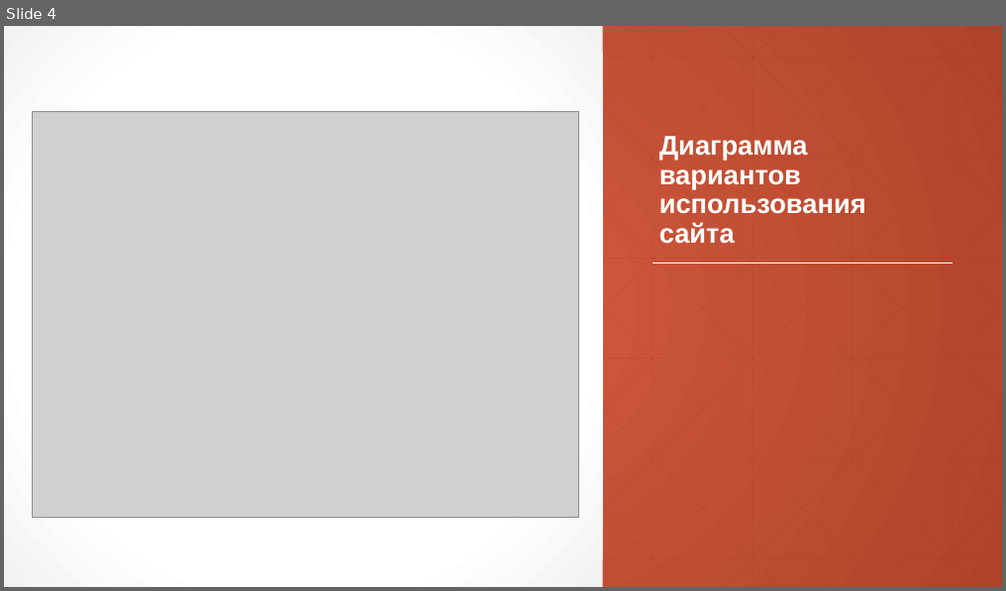
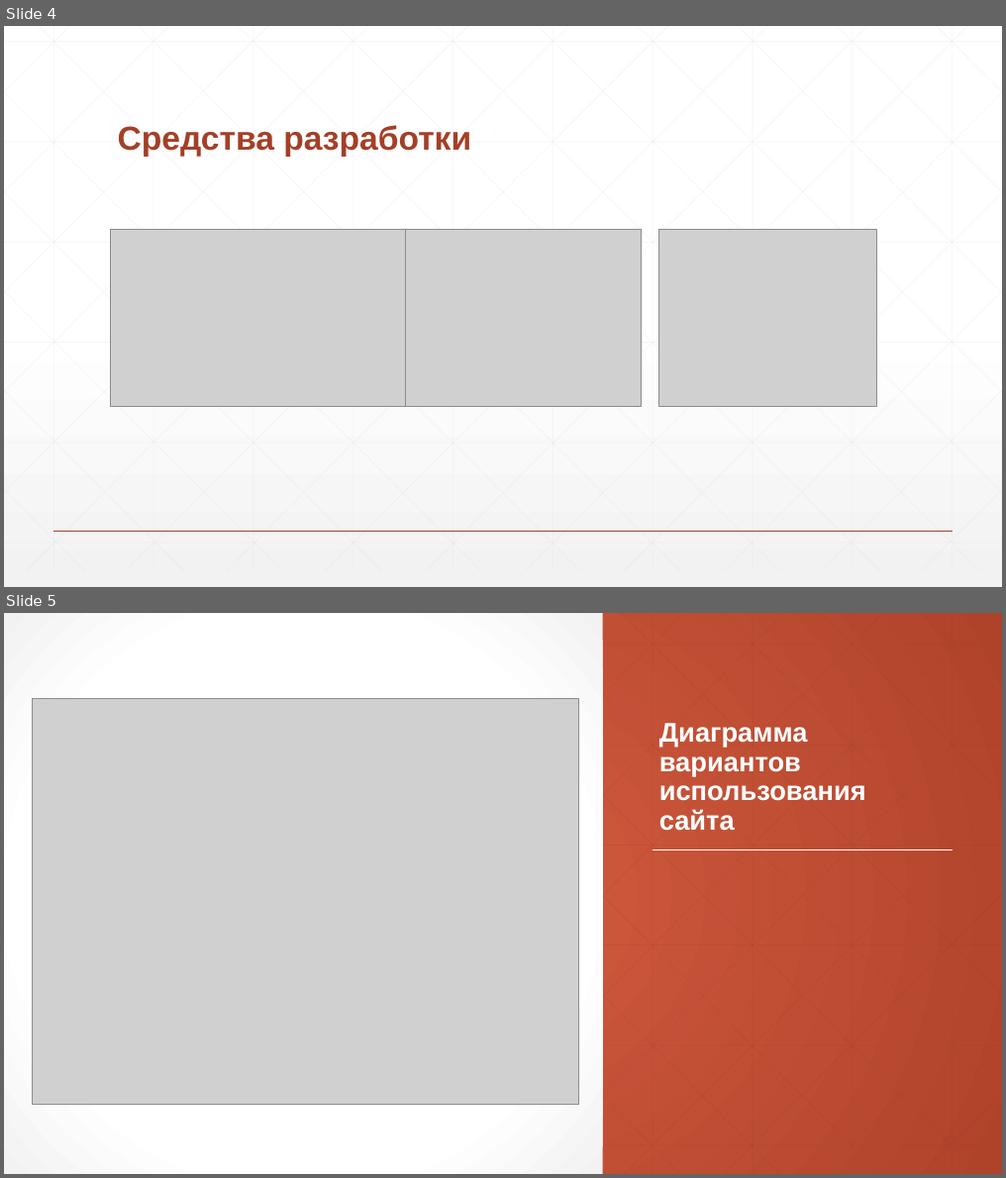
Before and after one commit to DanilaShushkanov/Site22, a slide deck: Диплом_през.pptx. Shown one above the other, each under a label of ours: slide 4 before the commit, slides 4 and 5 after it. The pictures are 1006x591 and 1006x1178 pixels, drawn with LibreOffice and Linux fonts; fonts in the diff are those of the drawing; grey boxes stand for pictures. Boxes give left, top, right and bottom in pixels: in the first picture for what was removed or moved away, otherwise in the second. Text is boxed around its words. In the diff, an @@ line names an element or a change of style, - is before the commit and + after.

```diff
--- a/Диплом_през.pptx
+++ b/Диплом_през.pptx
@@ slide 4 added at bbox=[4, 26, 1002, 587], background gradient #FFFFFF to #F2F2F2 @@
@@ title added at bbox=[118, 125, 471, 157], 32 pt, text #A43F27, bold @@
+Средства разработки
@@ picture added at bbox=[110, 230, 406, 406] @@
@@ picture added at bbox=[405, 230, 641, 406] @@
@@ picture added at bbox=[659, 230, 877, 406] @@
@@ group added at bbox=[4, 26, 1002, 571]: 46 lines @@
@@ line added from (54, 531) to (952, 531), #A43F27 1 pt @@
@@ what was slide 4 is now slide 5 @@
```
Also in this commit, not shown: 7 slides changed, 1 other slide added, 2 slides removed, 24 other files.
